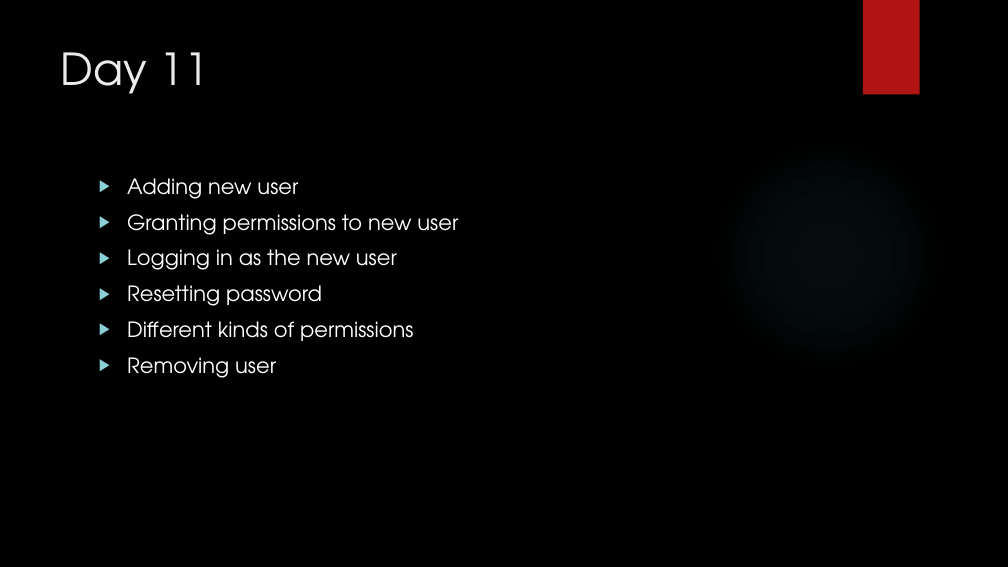
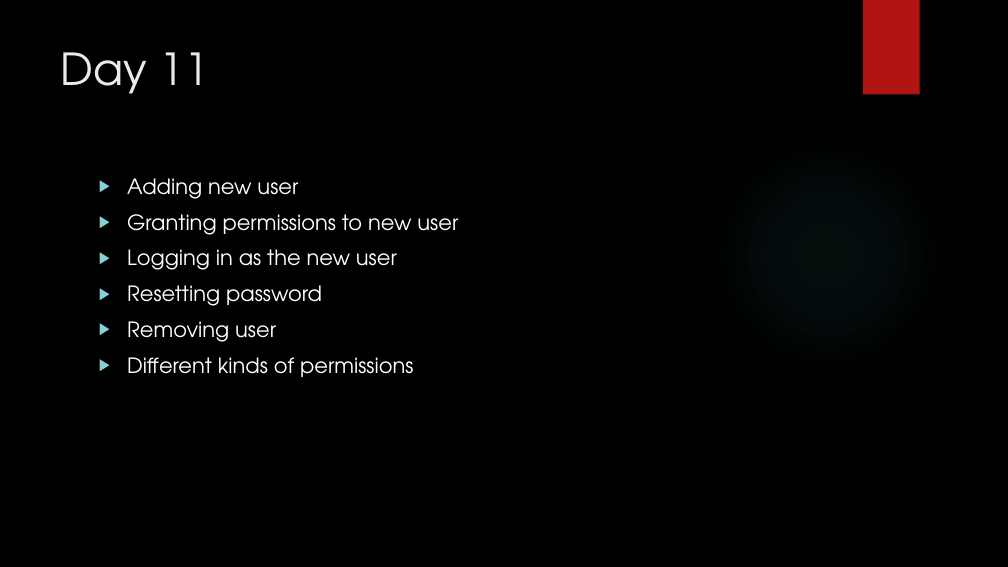
Before and after one commit to zedfoxus/database-bootcamp, a slide deck: slide 57 of Presentation/Database-Bootcamp-Presentation.pptx. Drawn at 1008x567 pixels with LibreOffice and Linux fonts; fonts in the diff are those of the drawing; background and template pictures are left out. Boxes give left, top, right and bottom in pixels: in the first picture for what was removed or moved away, otherwise in the second. Text is boxed around its words. In the diff, an @@ line names an element or a change of style, - is before the commit and + after.

Commit message:
User privileges and reset password

```diff
--- a/Presentation/Database-Bootcamp-Presentation.pptx
+++ b/Presentation/Database-Bootcamp-Presentation.pptx
@@ text at (127,321,276,342): paragraph added @@
+▶ Removing user
@@ text at (127,357,276,378): paragraph removed @@
-▶ Removing user
```
Also in this commit, not shown: 1 other slide changed, 4 slides added.
